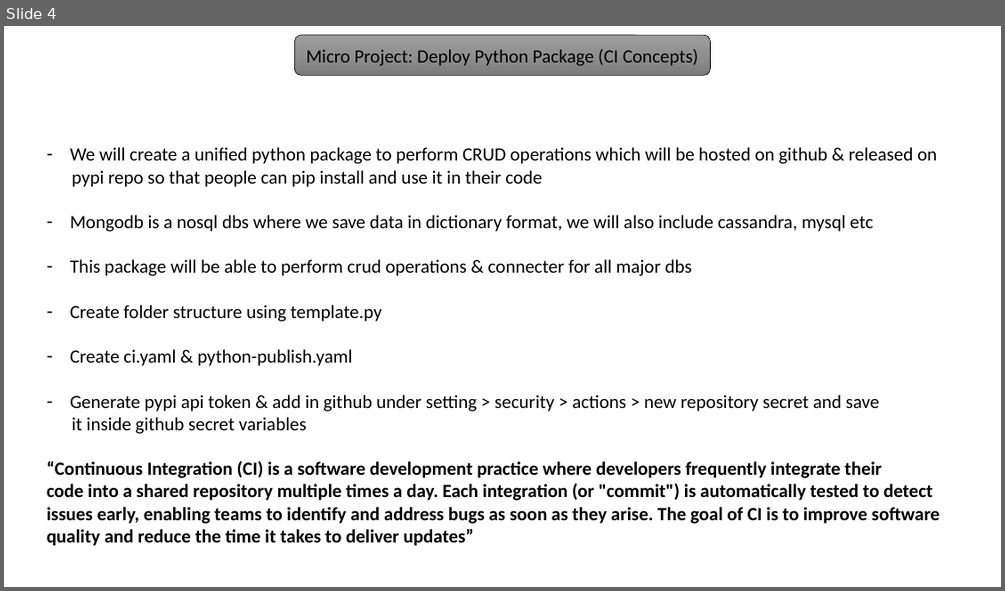
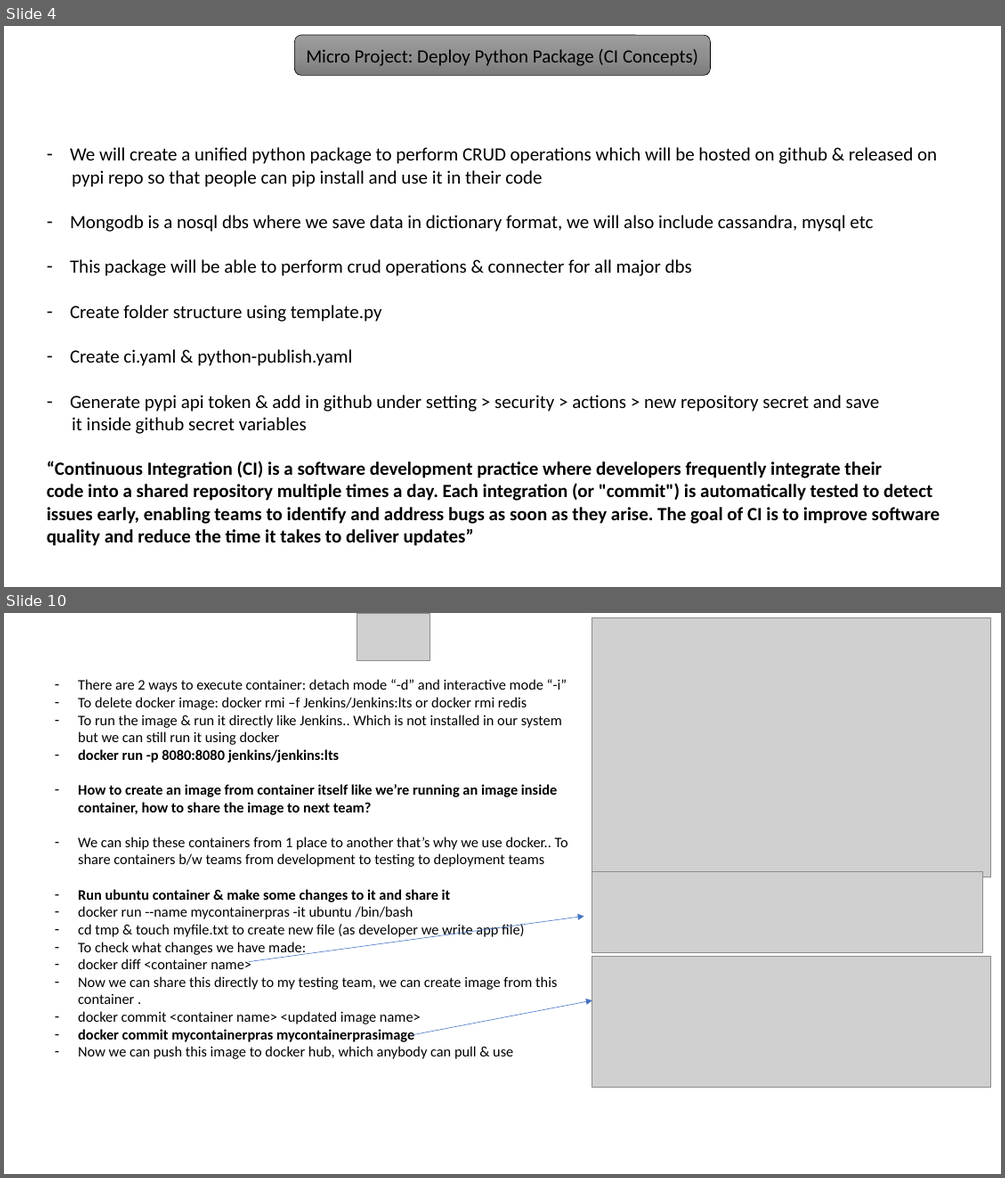
Before and after one commit to iamprashantjain/end-to-end-used-car-price-prediction, a slide deck: MLOps1.pptx. Shown one above the other, each under a label of ours: slide 4 before the commit, slides 4 and 10 after it; the slides between them are not shown. The pictures are 1005x591 and 1005x1178 pixels, drawn with LibreOffice and Linux fonts; fonts in the diff are those of the drawing; grey boxes stand for pictures. Boxes give left, top, right and bottom in pixels: in the first picture for what was removed or moved away, otherwise in the second. Text is boxed around its words. In the diff, an @@ line names an element or a change of style, - is before the commit and + after.

```diff
--- a/MLOps1.pptx
+++ b/MLOps1.pptx
@@ slide 10 added at box(4, 613, 1001, 1174), background #FFFFFF @@
@@ picture added at box(357, 613, 430, 661) @@
@@ picture added at box(592, 618, 991, 877) @@
@@ text added at box(78, 679, 568, 1059), 14 pt, text #000000 @@
+– There are 2 ways to execute container: detach mode “-d” and interactive mode “-i”
+– To delete docker image: docker rmi –f Jenkins/Jenkins:lts or docker rmi redis
+– To run the image & run it directly like Jenkins.. Which is not installed in our system but we can still run it using docker
+– docker run -p 8080:8080 jenkins/jenkins:lts
+– How to create an image from container itself like we’re running an image inside container, how to share the image to next team?
+– We can ship these containers from 1 place to another that’s why we use docker.. To share containers b/w teams from development to testing to deployment teams
+– Run ubuntu container & make some changes to it and share it
+– docker run --name mycontainerpras -it ubuntu /bin/bash
+– cd tmp & touch myfile.txt to create new file (as developer we write app file)
+– To check what changes we have made:
+– docker diff <container name>
+– Now we can share this directly to my testing team, we can create image from this container .
+– docker commit <container name> <updated image name>
+– docker commit mycontainerpras mycontainerprasimage
+– Now we can push this image to docker hub, which anybody can pull & use
@@ picture added at box(592, 872, 983, 952) @@
@@ arrow added from (249, 962) to (584, 916), #4472C4 0.5 pt @@
@@ picture added at box(592, 957, 991, 1087) @@
@@ arrow added from (413, 1035) to (592, 1000), #4472C4 0.5 pt @@
```
Also in this commit, not shown: 2 slides changed, 5 other slides added, 6 other files.
